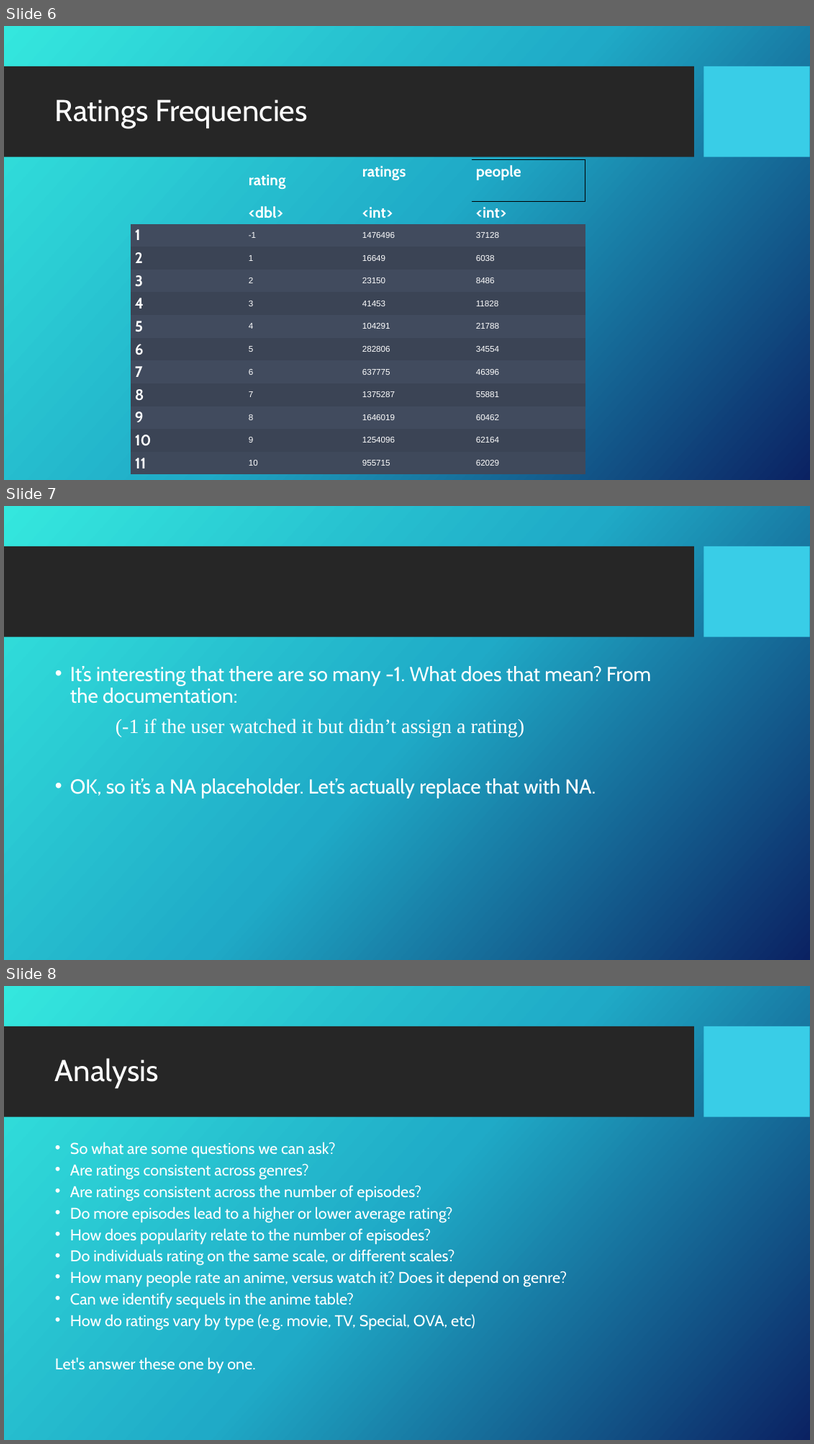
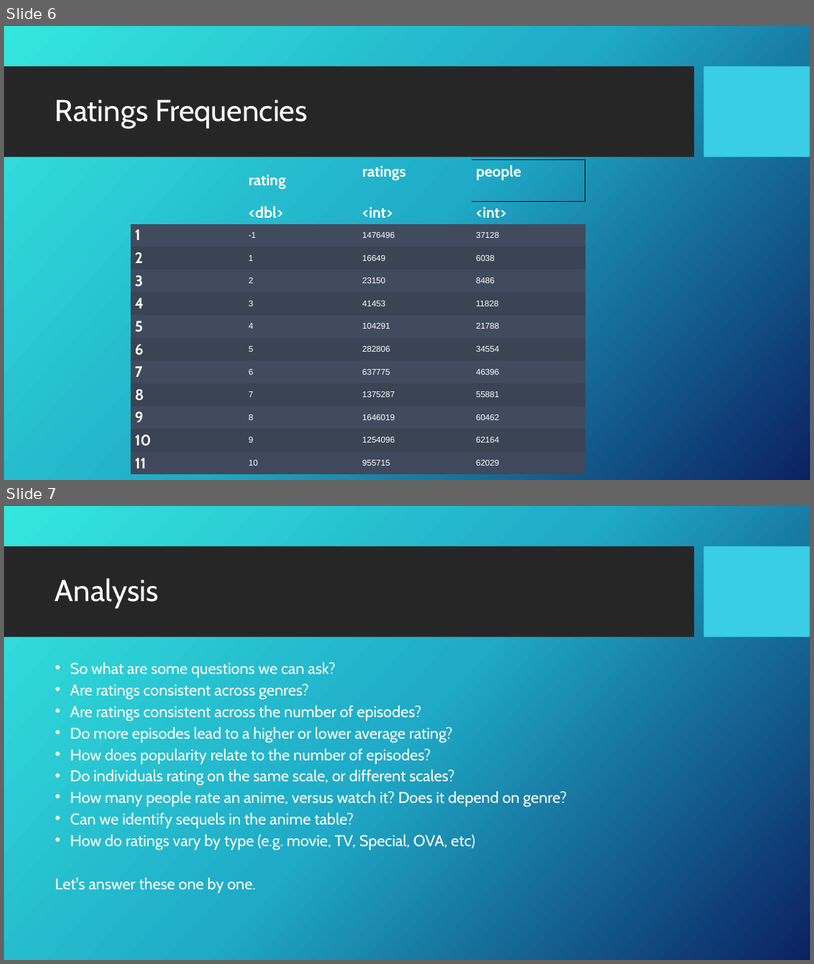
Before and after one commit to tarunluthra123/Anime-Dataset-Analysis, a slide deck: Anime Dataset Analysis.pptx. Shown one above the other, each under a label of ours: slides 6, 7 and 8 before the commit, slides 6 and 7 after it. The pictures are 814x1444 and 814x964 pixels, drawn with LibreOffice and Linux fonts; fonts in the diff are those of the drawing; background and template pictures are left out. Boxes give left, top, right and bottom in pixels: in the first picture for what was removed or moved away, otherwise in the second. Text is boxed around its words. In the diff, an @@ line names an element or a change of style, - is before the commit and + after.

```diff
--- a/Anime Dataset Analysis.pptx
+++ b/Anime Dataset Analysis.pptx
@@ slide 7 removed at bbox=[4, 506, 810, 960], background picture (left out); not listed: 2 template elements that a slide beside it also shows @@
@@ text removed at bbox=[70, 666, 651, 798] @@
-• It’s interesting that there are so many -1. What does that mean? From the documentation:
-(-1 if the user watched it but didn’t assign a rating)
-• OK, so it’s a NA placeholder. Let’s actually replace that with NA.
@@ what was slide 8 is now slide 7 @@
```
Also in this commit, not shown: 1 slide changed, 2 slides added, 1 other slide removed, 2 other files.
